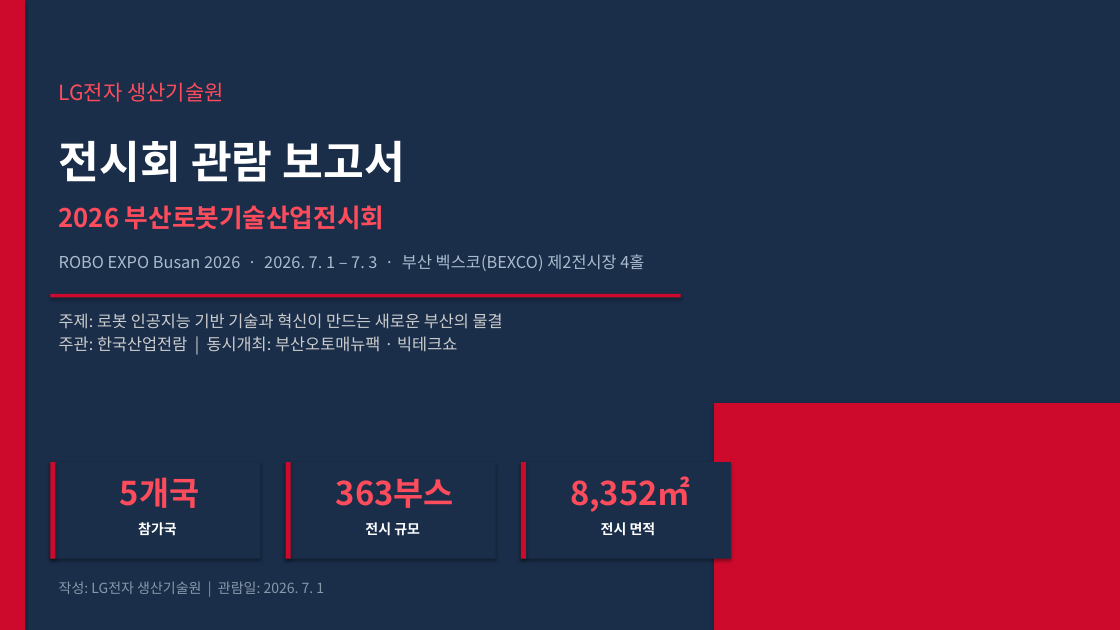
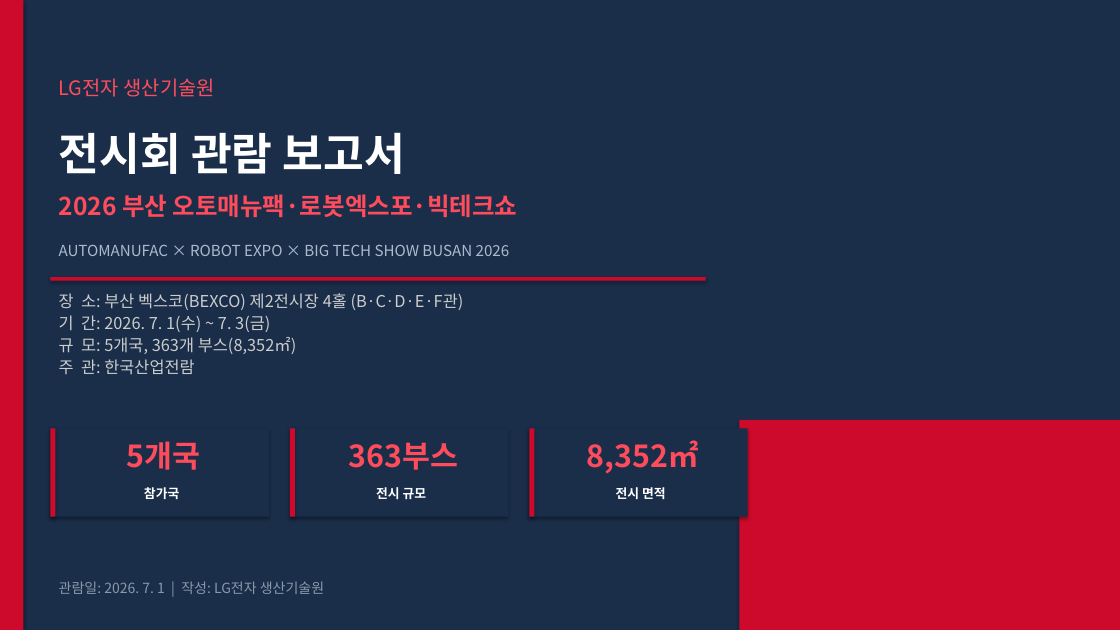
Before and after one commit to segamario/segamario-fluid-dynamics, a slide deck: slide 1 of roboexpo_2026_관람보고서_LG생산기술원.pptx. Drawn at 1120x630 pixels with LibreOffice and Linux fonts; fonts in the diff are those of the drawing. Boxes give left, top, right and bottom in pixels: in the first picture for what was removed or moved away, otherwise in the second. Text is boxed around its words. In the diff, an @@ line names an element or a change of style, - is before the commit and + after.

```diff
--- a/roboexpo_2026_관람보고서_LG생산기술원.pptx
+++ b/roboexpo_2026_관람보고서_LG생산기술원.pptx
@@ text "LG전자 생산기술원" at bbox=[59, 78, 215, 97]: size 18 to 17 pt @@
@@ text "전시회 관람 보고서": place and size @@
-text "전시회 관람 보고서" at bbox=[59, 140, 405, 182]
+text "전시회 관람 보고서" at bbox=[59, 132, 405, 174]
@@ text at bbox=[59, 194, 518, 217]: text changed; size 22 to 21 pt @@
-2026 부산로봇기술산업전시회
+2026 부산 오토매뉴팩·로봇엑스포·빅테크쇼
@@ text at bbox=[59, 245, 510, 256]: text changed; size 14 to 13 pt @@
-ROBO EXPO Busan 2026 · 2026. 7. 1 – 7. 3 · 부산 벡스코(BEXCO) 제2전시장 4홀
+AUTOMANUFAC × ROBOT EXPO × BIG TECH SHOW BUSAN 2026
@@ rectangle: place and size @@
-rectangle at bbox=[50, 294, 681, 297]
+rectangle at bbox=[50, 277, 706, 281]
@@ text at bbox=[59, 293, 464, 374]: text changed @@
-주제: 로봇 인공지능 기반 기술과 혁신이 만드는 새로운 부산의 물결
-주관: 한국산업전람 | 동시개최: 부산오토매뉴팩 · 빅테크쇼
+장 소: 부산 벡스코(BEXCO) 제2전시장 4홀 (B·C·D·E·F관)
+기 간: 2026. 7. 1(수) ~ 7. 3(금)
+규 모: 5개국, 363개 부스(8,352㎡)
+주 관: 한국산업전람
@@ rectangle: place and size @@
-rectangle at bbox=[50, 462, 260, 559]
+rectangle at bbox=[50, 429, 269, 517]
@@ rectangle: place and size @@
-rectangle at bbox=[50, 462, 55, 559]
+rectangle at bbox=[50, 429, 55, 517]
@@ text "5개국": place and size @@
-text "5개국" at bbox=[120, 477, 199, 508]
+text "5개국" at bbox=[127, 441, 201, 470]
@@ rectangle: place and size @@
-rectangle at bbox=[286, 462, 496, 559]
+rectangle at bbox=[290, 429, 508, 517]
@@ rectangle: place and size @@
-rectangle at bbox=[286, 462, 291, 559]
+rectangle at bbox=[290, 429, 295, 517]
@@ text "363부스": place and size @@
-text "363부스" at bbox=[336, 478, 454, 508]
+text "363부스" at bbox=[348, 442, 458, 470]
@@ rectangle: place and size @@
-rectangle at bbox=[521, 462, 731, 559]
+rectangle at bbox=[529, 429, 748, 517]
@@ rectangle: place and size @@
-rectangle at bbox=[521, 462, 526, 559]
+rectangle at bbox=[529, 429, 534, 517]
@@ size 28 to 26 pt in 3 elements at bbox=[127, 441, 201, 470], bbox=[348, 442, 458, 470], bbox=[587, 440, 699, 474] @@
@@ text "8,352㎡": place and size @@
-text "8,352㎡" at bbox=[570, 476, 690, 512]
+text "8,352㎡" at bbox=[587, 440, 699, 474]
@@ rectangle: place and size @@
-rectangle at bbox=[714, 403, 1120, 630]
+rectangle at bbox=[739, 420, 1120, 630]
@@ text "참가국": place and size @@
-text "참가국" at bbox=[138, 522, 177, 536]
+text "참가국" at bbox=[144, 487, 179, 499]
@@ text "전시 규모": place and size @@
-text "전시 규모" at bbox=[365, 522, 420, 536]
+text "전시 규모" at bbox=[376, 487, 427, 499]
@@ size 12 to 11 pt in 3 elements at bbox=[144, 487, 179, 499], bbox=[376, 487, 427, 499], bbox=[616, 487, 666, 499] @@
@@ text "전시 면적": place and size @@
-text "전시 면적" at bbox=[601, 522, 656, 536]
+text "전시 면적" at bbox=[616, 487, 666, 499]
@@ text at bbox=[59, 581, 324, 594]: text changed @@
-작성: LG전자 생산기술원 | 관람일: 2026. 7. 1
+관람일: 2026. 7. 1 | 작성: LG전자 생산기술원
```
Also in this commit, not shown: 7 other slides changed, 1 other file.
